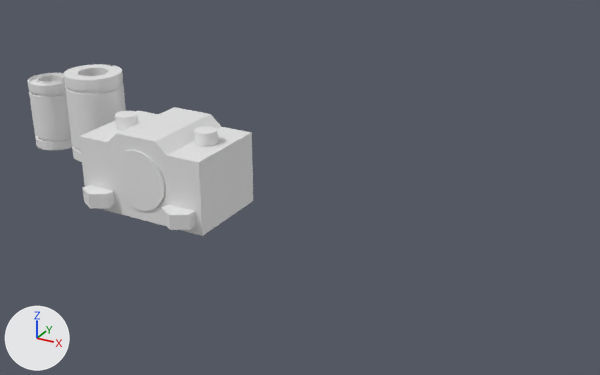
A saved change to the Blender file lib/lm8uu.blend.
One viewpoint serves both versions: a 50 mm lens placed at (209.8, -202.5, 104.9), pointed at (102.7, -7.8, 7.6). The lights are fixed; the arrows at lower left show +X, +Y and +Z.

The first picture shows 'Cylinder', 'LM10UU Bearing', 'LM8UU Bearing', 'lm10uu_mount_m4_bottom_src', 'lm10uu_mount_m4_top_src', 'nut_m4_insert_cut', 'screw_m4x20'.
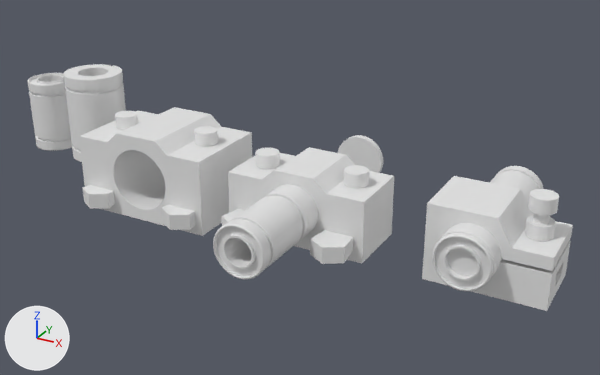
ob_nut_m4_insert_cut_002 is not drawn itself; it is used by a modifier of ob_lm8uu_mount_m4_flex.

Diff of the bpy script that builds the scene:
```diff
--- a/lib/lm8uu.blend.py
+++ b/lib/lm8uu.blend.py
@@ me_cube_002 @@
+me_cube_002.from_pydata([(0.0, -3.0, -11.0), (0.0, 17.0, -11.0), (0.0, -3.0, 0.0), (0.0, 17.0, 0.0), (21.0, -3.0, -11.0), (21.0, 17.0, -11.0), (21.0, -3.0, 0.0), (21.0, 17.0, 0.0)], [], [(2, 3, 7, 6), (6, 7, 5, 4), (4, 5, 1, 0), (2, 6, 4, 0), (7, 3, 1, 5)])
@@ ob_cylinder @@
 ob_cylinder.rotation_euler = (1.571, 0.0175, 0.0)  # degrees (90, 1, 0)
+ob_cylinder.hide_set(True)
@@ ob_screw_m4x10 @@
+ob_screw_m4x10 = bpy.data.objects.new('screw_m4x10', me_cylinder_013)  # a 32-sided cylinder along z spanning x -3.42..3.42, y -3.42..3.42, z 0.0..3.9; a 32-sided cylinder along z spanning x -1.95..1.95, y -1.95..1.95, z -10.0..0.0
+ob_screw_m4x10.location = (173.0, -13.0, 11.6)
@@ ob_lm8uu_bearing_002 @@
+ob_lm8uu_bearing_002 = bpy.data.objects.new('LM8UU Bearing.002', me_lm8uu_bearing.copy())  # the mesh of ob_lm8uu_bearing; modifiers ARRAY
+ob_lm8uu_bearing_002.location = (159.0, 20.0, 8.0)
+ob_lm8uu_bearing_002.rotation_euler = (1.571, 0.0, 0.0)  # degrees (90, 0, 0)
@@ ob_screw_m4x20_002 @@
+ob_screw_m4x20_002 = bpy.data.objects.new('screw_m4x20.002', me_cylinder_002.copy())  # the mesh of ob_screw_m4x20
+ob_screw_m4x20_002.parent = ob_lm8uu_mount_m4_flex
+ob_screw_m4x20_002.location = (173.0, -13.0, 18.6)
@@ ob_lm8uu_mount_m4_flex @@
+ob_lm8uu_mount_m4_flex = bpy.data.objects.new('lm8uu_mount_m4_flex', me_cube_006)  # 56 vertices, 52 faces; spans x -12.0..20.0, y -3.0..17.0, z -11.0..10.5; modifiers BOOLEAN, BOOLEAN, BOOLEAN
+ob_lm8uu_mount_m4_flex.location = (159.0, -20.0, 8.0)
@@ ob_screw_m4x20_tolerance_cutout_002 @@
+ob_screw_m4x20_tolerance_cutout_002 = bpy.data.objects.new('screw_m4x20_tolerance_cutout.002', me_cylinder_007)  # 64 vertices, 34 faces; spans x -2.4..2.4, y -2.4..2.4, z -8.0..12.0
+ob_screw_m4x20_tolerance_cutout_002.parent = ob_lm8uu_mount_m4_flex
+ob_screw_m4x20_tolerance_cutout_002.location = (173.0, -13.0, 2.6)
+ob_screw_m4x20_tolerance_cutout_002.rotation_euler = (0.0, 0.0, 1.571)  # degrees (0, 0, 90)
@@ ob_nut_m4_insert_cut_002 @@
+ob_nut_m4_insert_cut_002 = bpy.data.objects.new('nut_m4_insert_cut.002', me_cylinder_062.copy())  # the mesh of ob_nut_m4_insert_cut
+ob_nut_m4_insert_cut_002.parent = ob_lm8uu_mount_m4_flex
+ob_nut_m4_insert_cut_002.location = (173.0, -13.0, 2.333)
@@ ob_cylinder_004 @@
+ob_cylinder_004 = bpy.data.objects.new('Cylinder.004', me_cylinder_015.copy())  # the mesh of ob_cylinder_002
+ob_cylinder_004.parent = ob_lm8uu_mount_m4_flex
+ob_cylinder_004.location = (159.0, 20.0, 8.0)
+ob_cylinder_004.rotation_euler = (-1.571, 0.0175, 0.0)  # degrees (-90, 1, 0)
+ob_cylinder_004.scale = (1.49, 1.55, 1.9)
@@ ob_lm8uu_bearing_001 @@
+ob_lm8uu_bearing_001 = bpy.data.objects.new('LM8UU Bearing.001', me_lm8uu_bearing.copy())  # the mesh of ob_lm8uu_bearing; modifiers ARRAY
+ob_lm8uu_bearing_001.location = (109.0, -1.0, 8.0)
+ob_lm8uu_bearing_001.rotation_euler = (1.571, 0.0, 0.0)  # degrees (90, 0, 0)
@@ ob_cylinder_003 @@
+ob_cylinder_003 = bpy.data.objects.new('Cylinder.003', me_cylinder)  # 128 vertices, 66 faces; spans x -7.5..7.5, y -7.5..7.5, z -1.0..1.0
+ob_cylinder_003.location = (109.0, 20.0, 8.0)
+ob_cylinder_003.rotation_euler = (1.571, 0.0, 0.0)  # degrees (90, 0, 0)
@@ ob_screw_m4x20_001 @@
+ob_screw_m4x20_001 = bpy.data.objects.new('screw_m4x20.001', me_cylinder_002.copy())  # the mesh of ob_screw_m4x20; modifiers MIRROR
+ob_screw_m4x20_001.parent = ob_lm8uu_mount_m4_top_src
+ob_screw_m4x20_001.location = (73.0, -13.0, 15.1)
@@ ob_lm8uu_mount_m4_top_src @@
+ob_lm8uu_mount_m4_top_src = bpy.data.objects.new('lm8uu_mount_m4_top_src', me_cube_001)  # 16 vertices, 13 faces; spans x 0.0..21.0, y -3.0..17.0, z 0.0..10.5; modifiers MIRROR, BOOLEAN, BOOLEAN
+ob_lm8uu_mount_m4_top_src.location = (109.0, -20.0, 8.0)
@@ ob_cylinder_001 @@
+ob_cylinder_001 = bpy.data.objects.new('Cylinder.001', me_cylinder_015.copy())  # the mesh of ob_cylinder_002
+ob_cylinder_001.parent = ob_lm8uu_mount_m4_top_src
+ob_cylinder_001.location = (-30.0, 20.0, 0.0)
+ob_cylinder_001.rotation_euler = (-1.571, 0.0175, 0.0)  # degrees (-90, 1, 0)
+ob_cylinder_001.scale = (1.49, 1.51, 1.9)
@@ ob_screw_m4x20_tolerance_cutout_001 @@
+ob_screw_m4x20_tolerance_cutout_001 = bpy.data.objects.new('screw_m4x20_tolerance_cutout.001', me_cylinder_007.copy())  # modifiers MIRROR
+ob_screw_m4x20_tolerance_cutout_001.parent = ob_lm8uu_mount_m4_top_src
+ob_screw_m4x20_tolerance_cutout_001.location = (-16.0, -13.0, -4.9)
+ob_screw_m4x20_tolerance_cutout_001.rotation_euler = (0.0, 0.0, 1.571)  # degrees (0, 0, 90)
@@ ob_lm8uu_mount_m4_bottom_src @@
+ob_lm8uu_mount_m4_bottom_src = bpy.data.objects.new('lm8uu_mount_m4_bottom_src', me_cube_002)  # modifiers MIRROR, BOOLEAN, BOOLEAN, BOOLEAN
+ob_lm8uu_mount_m4_bottom_src.location = (109.0, -20.0, 8.0)
@@ ob_nut_m4_insert_cut_001 @@
+ob_nut_m4_insert_cut_001 = bpy.data.objects.new('nut_m4_insert_cut.001', me_cylinder_062.copy())  # the mesh of ob_nut_m4_insert_cut; modifiers MIRROR
+ob_nut_m4_insert_cut_001.parent = ob_lm8uu_mount_m4_bottom_src
+ob_nut_m4_insert_cut_001.location = (-16.0, -13.0, -5.667)
+ob_nut_m4_insert_cut_001.rotation_euler = (0.0, 0.0, 4.712)  # degrees (0, 0, 270)
```

What differs and where, as boxes [x1, y1, x2, y2] in the pictures (600 x 375 px):
'lm8uu_mount_m4_flex', added: after [422, 176, 573, 311]
'lm8uu_mount_m4_top_src', added: after [228, 147, 394, 226]
'LM8UU Bearing.001', added: after [213, 184, 308, 279]
'LM8UU Bearing.002', added: after [432, 166, 543, 291]
'Cylinder', hidden: before [113, 150, 165, 211]
'lm8uu_mount_m4_bottom_src', added: after [229, 195, 393, 263]
'Cylinder.004', added: after [436, 223, 502, 285]
'nut_m4_insert_cut.001', added: after [222, 209, 353, 264]
'Cylinder.003', added: after [338, 135, 383, 173]
'screw_m4x20.001', added: after [255, 148, 369, 188]
'screw_m4x20.002', added: after [528, 189, 559, 224]
'Cylinder.001', added: after [267, 185, 318, 239]
'screw_m4x10', added: after [525, 215, 556, 241]
